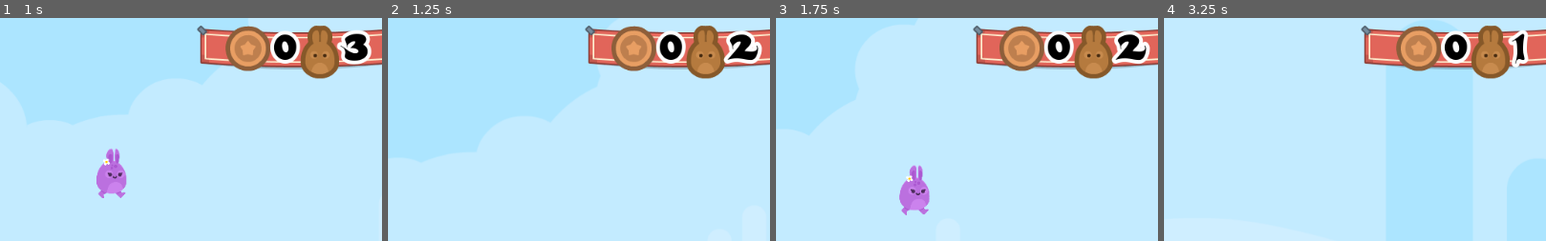
Above: before the commit, frames 1-4 (left to right).
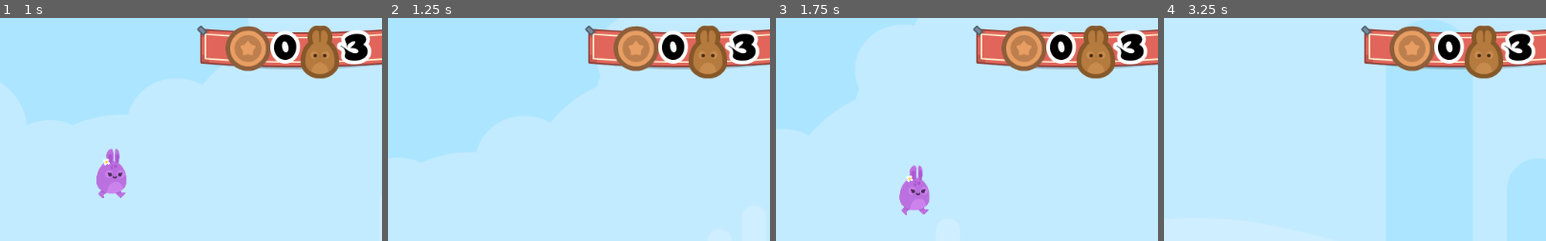
Above: after the commit, the same moments.

Repository: KennedyMungai/SimplePlatformer
Game: Godot game, scene res://Scenes/Levels/Level1.tscn
The game is run twice, just before and just after one commit, with the same random seed, the same clock (stepped at 60 frames per second) and the same inputs.
Inputs:
- Up to frame 1 (1 s): hold D (right) from 0.53 s (still down); tap W (jump) at 0.77 s
- Up to frame 2 (1.25 s): keep holding D (right)
- Up to frame 3 (1.75 s): keep holding D (right); tap W (jump) at 1.52 s
- Up to frame 4 (3.25 s): release D (right) at 2.03 s; hold A (left) 2.03-2.78 s; hold D (right) from 2.78 s (still down); tap W (jump) at 3.02 s
The pictures show only the part of the screen within x 46-96%, y 1-51%; the shares and areas given below are measured in that part.

Frame 1 is identical in both runs. In frame 2, 2.7% of the frame differs, in the area x 58-98%, y 3-28%; in frame 3, 2.7%; in frame 4, 4.8%, in the area x 59-98%, y 3-28%.

Commit message:
Changed the hurt function to be called update_lives

Diff:
--- a/Scripts/GUI.gd
+++ b/Scripts/GUI.gd
@@ -5,5 +5,5 @@
 	$Control/TextureRect/HBoxContainer/LivesDisplay.text = "3";
 
 
-func hurt(lives_left) -> void:
+func update_lives(lives_left) -> void:
 	$Control/TextureRect/HBoxContainer/LivesDisplay.text = str(lives_left);
